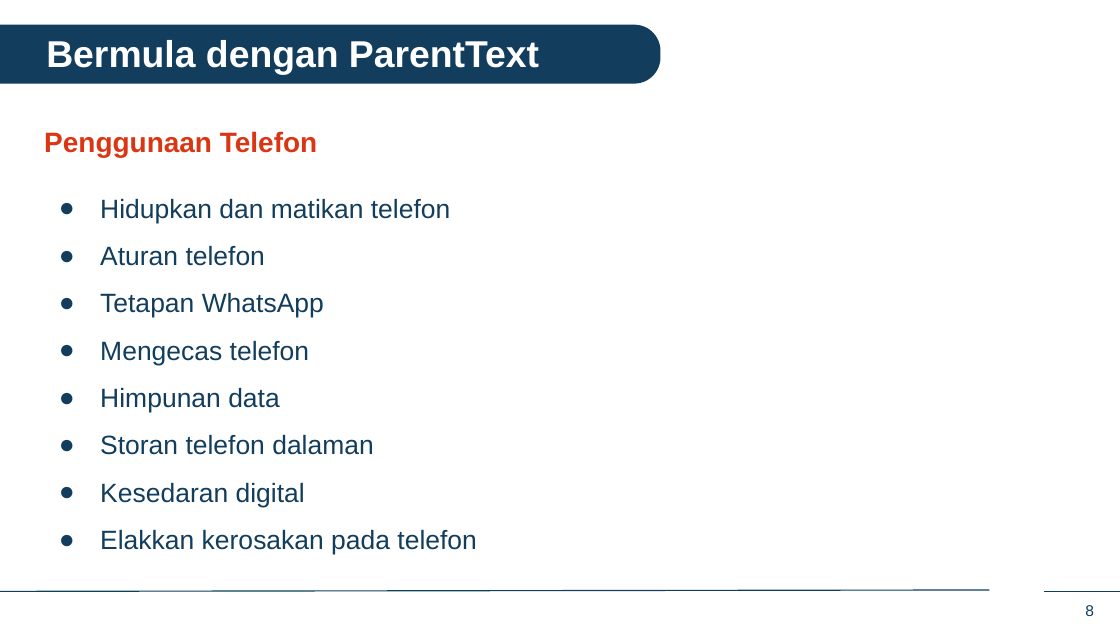
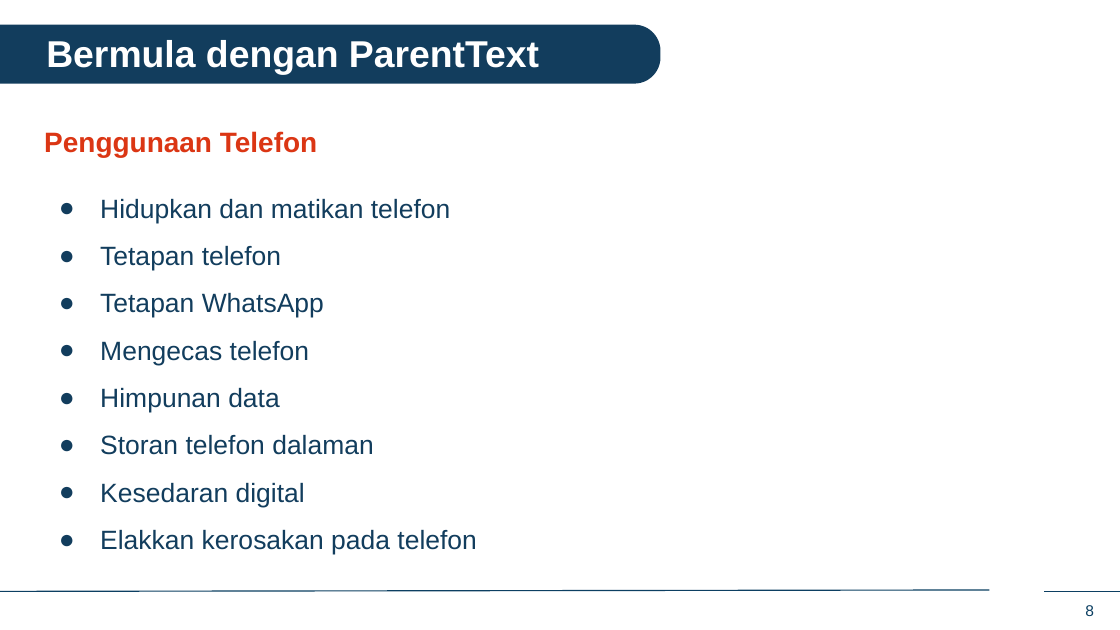
Before and after one commit to IDEMSInternational/plh-digital-content, a slide deck: slide 8 of translations/facilitator_app_malaysia/ms/ms_in_person_sessions.pptx. Drawn at 1120x630 pixels with LibreOffice and Linux fonts; fonts in the diff are those of the drawing; background and template pictures are left out. Boxes give left, top, right and bottom in pixels: in the first picture for what was removed or moved away, otherwise in the second. Text is boxed around its words. In the diff, an @@ line names an element or a change of style, - is before the commit and + after.

```diff
--- a/translations/facilitator_app_malaysia/ms/ms_in_person_sessions.pptx
+++ b/translations/facilitator_app_malaysia/ms/ms_in_person_sessions.pptx
@@ text at (x1=100, y1=245, x2=281, y2=271): text changed @@
-● Aturan telefon
+● Tetapan telefon
```
Also in this commit, not shown: 10 other slides changed.
